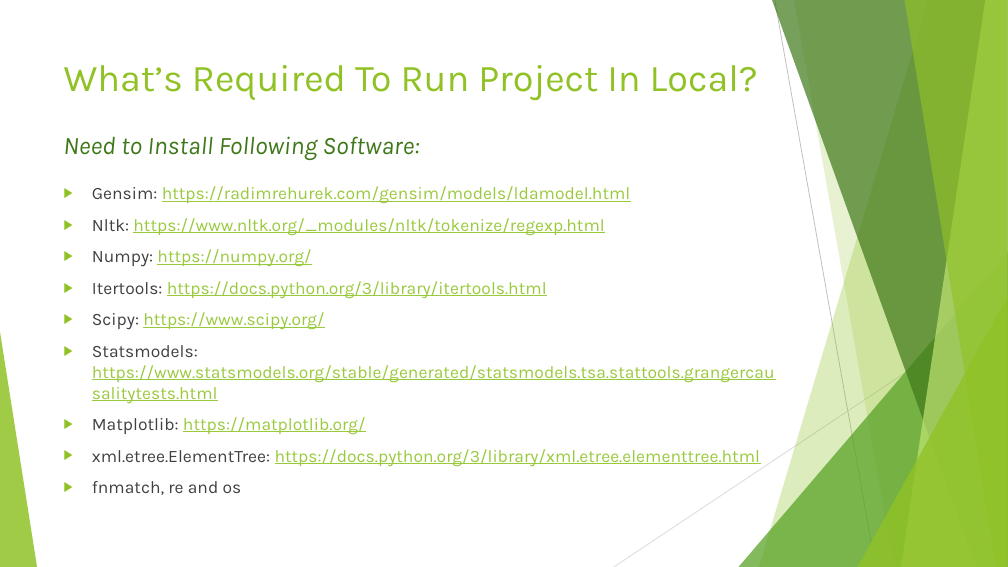
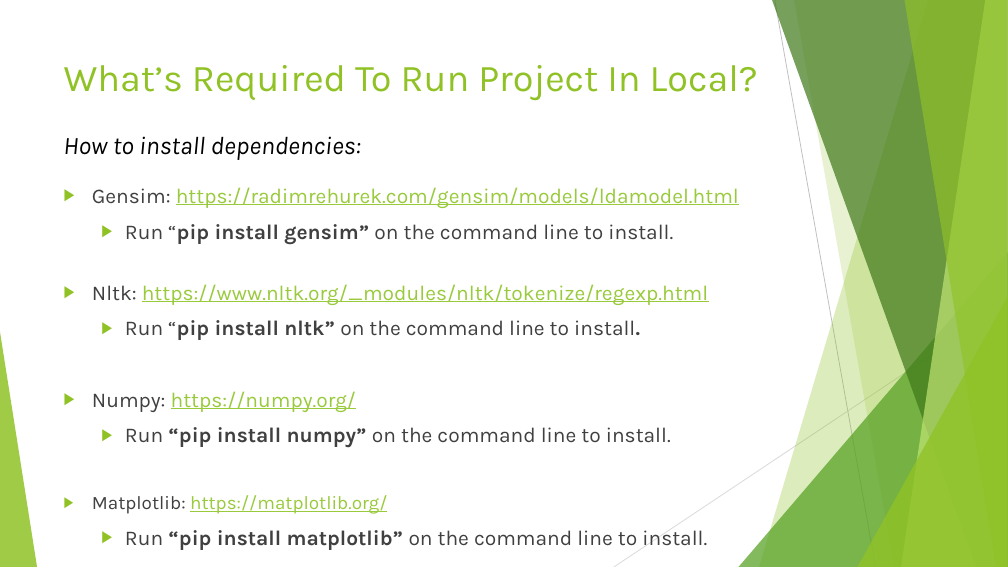
Before and after one commit to hsiddhu2/CourseProject, a slide deck: slide 12 of documentation/Project Presentation.pptx (slide 11 before the commit). Drawn at 1008x567 pixels with LibreOffice and Linux fonts; fonts in the diff are those of the drawing. Boxes give left, top, right and bottom in pixels: in the first picture for what was removed or moved away, otherwise in the second. Text is boxed around its words. In the diff, an @@ line names an element or a change of style, - is before the commit and + after.

Commit message:
Updated

```diff
--- a/documentation/Project Presentation.pptx
+++ b/documentation/Project Presentation.pptx
@@ text at <box>63,136,361,160</box>: text changed; text colour #3F7819 to #000000 @@
-Need to Install Following Software:
+How to install dependencies:
@@ text at <box>92,187,739,550</box>: paragraph added @@
+  ▶ Run “pip install gensim” on the command line to install.
@@ text at <box>92,187,739,514</box>: size 16.6 to 20 pt in "Gensim: https://radimrehurek.com/gensim/models/ldamodel.html", "Nltk: https://www.nltk.org/_modules/nltk/tokenize/regexp.htm ...", "Numpy: https://numpy.org/"; size 16.6 to 18 pt in "Matplotlib: https://matplotlib.org/" @@
@@ text at <box>125,224,671,448</box>: text changed; size 16.6 to 20 pt; text colour #99CA3C to #404040 @@
-▶ Itertools: https://docs.python.org/3/library/itertools.html
-▶ Scipy: https://www.scipy.org/
-▶ Statsmodels: https://www.statsmodels.org/stable/generated/statsmodels.tsa.stattools.grangercausalitytests.html
+  ▶ Run “pip install numpy” on the command line to install.
@@ text at <box>125,320,640,340</box>: paragraph added @@
+  ▶ Run “pip install nltk” on the command line to install.
@@ text at <box>125,530,707,550</box>: text changed; size 16.6 to 20 pt; text colour #99CA3C to #404040 @@
-▶ xml.etree.ElementTree: https://docs.python.org/3/library/xml.etree.elementtree.html
-▶ fnmatch, re and os
+  ▶ Run “pip install matplotlib” on the command line to install.
```
Also in this commit, not shown: 1 other slide changed, 4 slides added.
